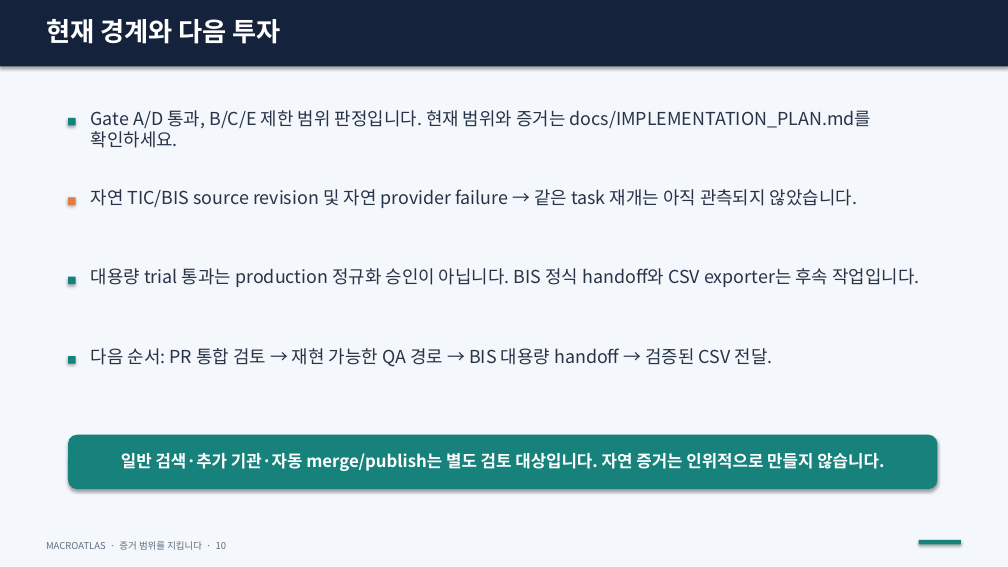
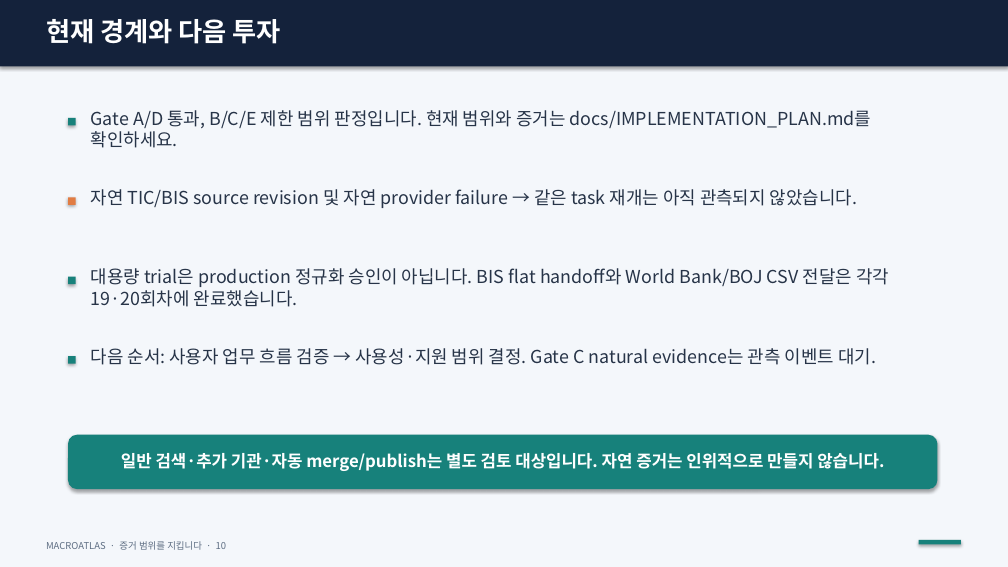
Before and after one commit to jaeu983-lang/MacroAtlas, a slide deck: slide 10 of docs/MacroAtlas_User_Guide.pptx. Drawn at 1008x567 pixels with LibreOffice and Linux fonts; fonts in the diff are those of the drawing. Boxes give left, top, right and bottom in pixels: in the first picture for what was removed or moved away, otherwise in the second. Text is boxed around its words. In the diff, an @@ line names an element or a change of style, - is before the commit and + after.

Commit message:
Add verified World Bank and BOJ CSV export

```diff
--- a/docs/MacroAtlas_User_Guide.pptx
+++ b/docs/MacroAtlas_User_Guide.pptx
@@ text at (x1=91, y1=268, x2=889, y2=307): text changed @@
-대용량 trial 통과는 production 정규화 승인이 아닙니다. BIS 정식 handoff와 CSV exporter는 후속 작업입니다.
+대용량 trial은 production 정규화 승인이 아닙니다. BIS flat handoff와 World Bank/BOJ CSV 전달은 각각 19·20회차에 완료했습니다.
@@ text at (x1=91, y1=348, x2=876, y2=365): text changed @@
-다음 순서: PR 통합 검토 → 재현 가능한 QA 경로 → BIS 대용량 handoff → 검증된 CSV 전달.
+다음 순서: 사용자 업무 흐름 검증 → 사용성·지원 범위 결정. Gate C natural evidence는 관측 이벤트 대기.
```
Also in this commit, not shown: 3 other slides changed, 17 other files.
